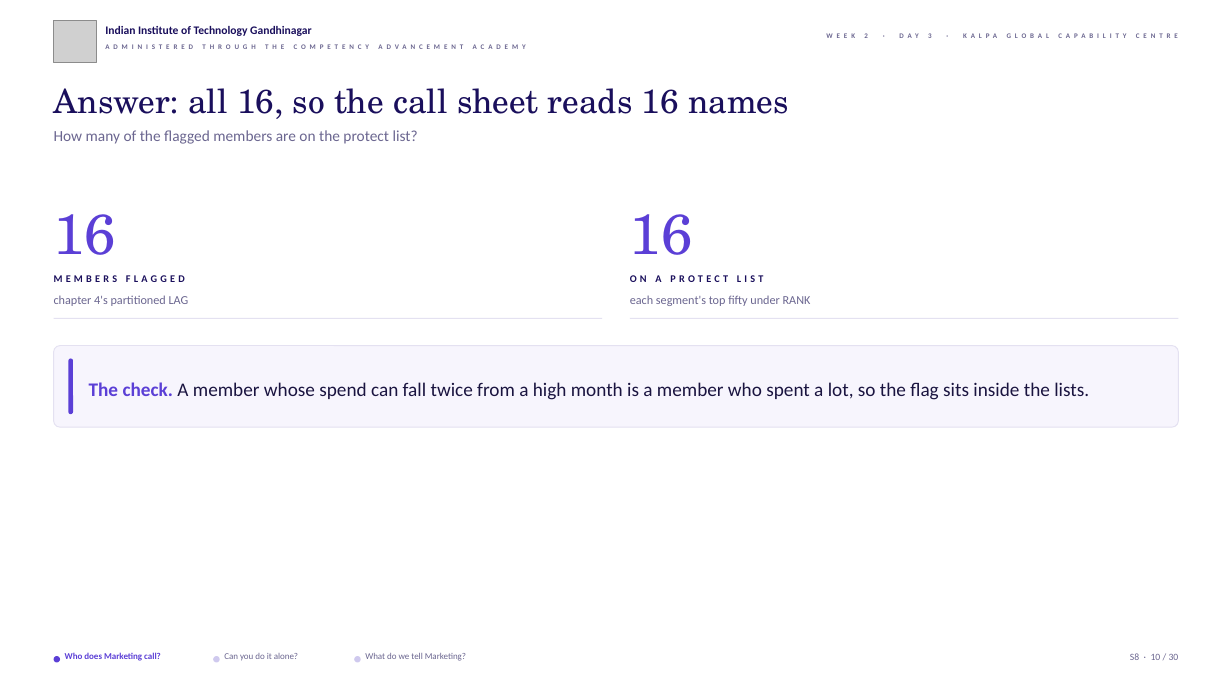
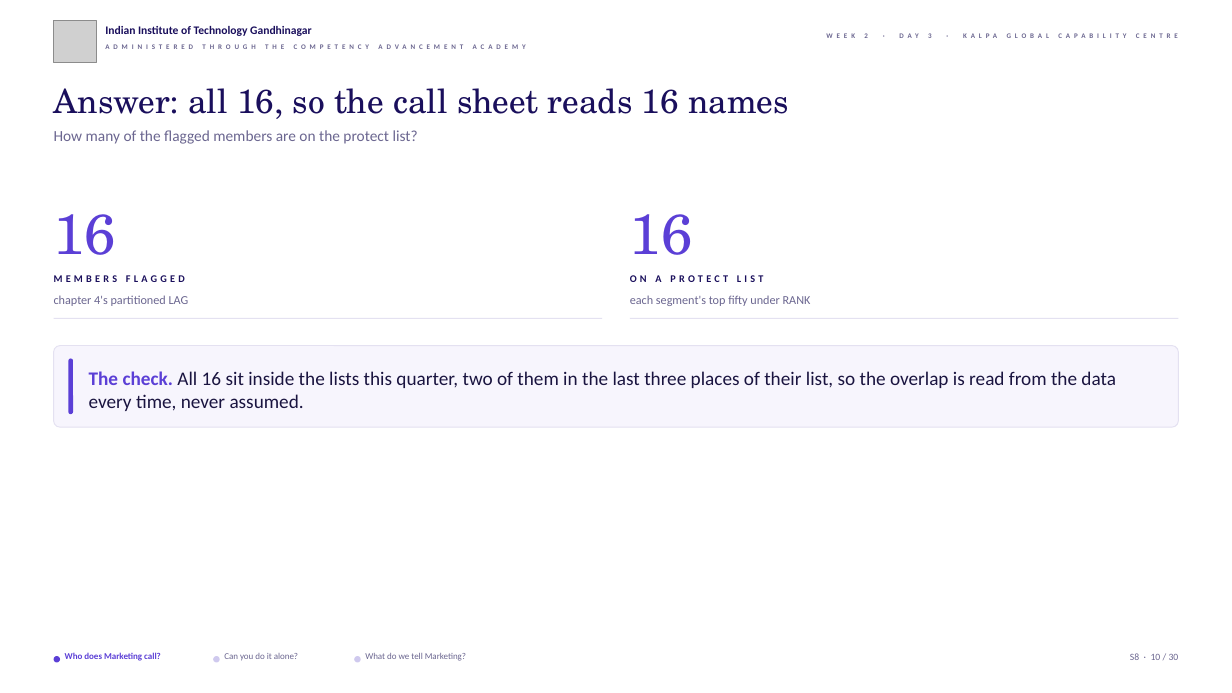
Before and after one commit to fde-academy-lab/c2-content-factory, a slide deck: slide 10 of content/W02/D3/slides/C2_W02_D03_half2_STUDENT.pptx. Drawn at 1232x693 pixels with LibreOffice and Linux fonts; fonts in the diff are those of the drawing; grey boxes stand for pictures; background and template pictures are left out. Boxes give left, top, right and bottom in pixels: in the first picture for what was removed or moved away, otherwise in the second. Text is boxed around its words. In the diff, an @@ line names an element or a change of style, - is before the commit and + after.

```diff
--- a/content/W02/D3/slides/C2_W02_D03_half2_STUDENT.pptx
+++ b/content/W02/D3/slides/C2_W02_D03_half2_STUDENT.pptx
@@ text at <box>89,371,1116,411</box>: text changed @@
-The check. A member whose spend can fall twice from a high month is a member who spent a lot, so the flag sits inside the lists.
+The check. All 16 sit inside the lists this quarter, two of them in the last three places of their list, so the overlap is read from the data every time, never assumed.
```
Also in this commit, not shown: 21 other slides changed, 43 other files.
